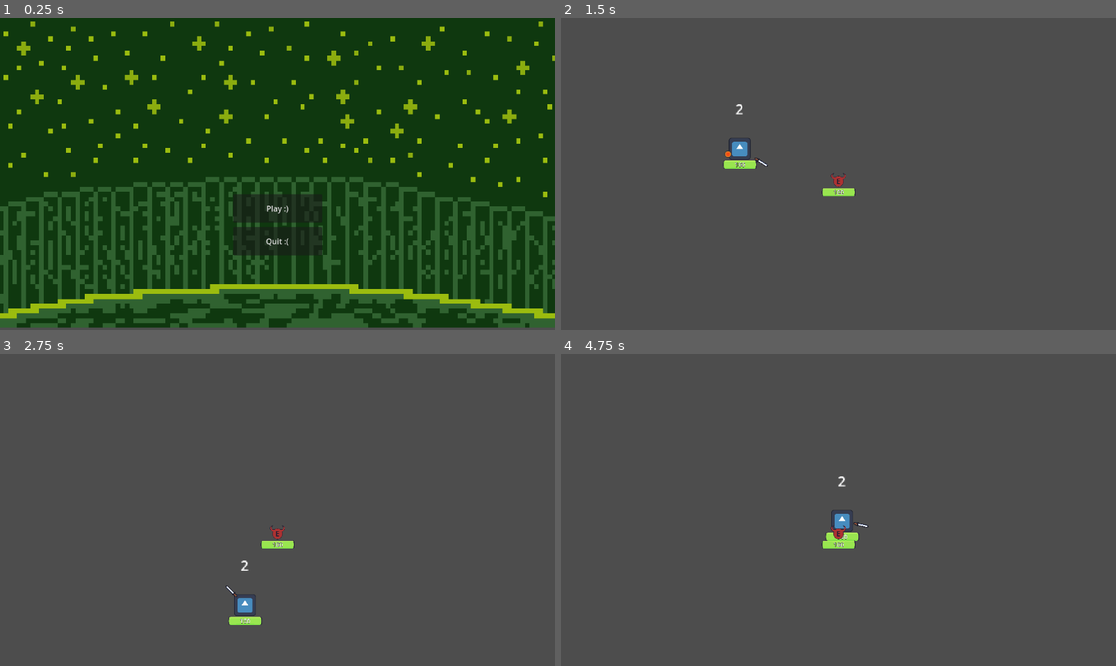
Above: before the commit, frames 1-4 (two rows, left to right).
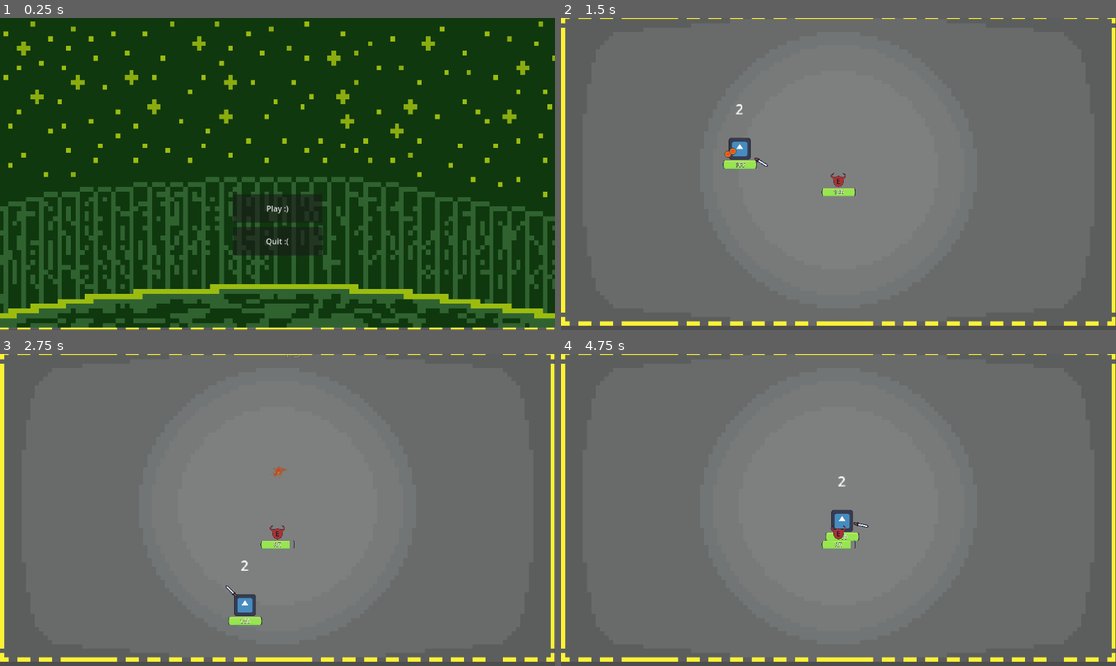
Above: after the commit, the same moments.

Repository: Darkcitrus/darkspracticegame-main
Game: Godot game, scene res://scenes/TestingArea.tscn
Same seed, same stepped clock (60 frames per second), same inputs: the game is played once before the commit and once after it. The engine's default icon, where the game draws it, is replaced by a stand-in: a white triangle on a blue panel in a dark square.
Inputs (mouse positions are in pixels of both pictures, inside the frame that each line leads up to):
- Up to frame 1 (0.25 s): no input
- Up to frame 2 (1.5 s): click "Play :)" at 0.5 s; tap Enter at 1.25 s; move the mouse to (838, 211) at 1.27 s; hold Right (ui_right) from 1.28 s (still down); hold E (ui_e) from 1.28 s (still down); click (838, 211) at 1.42 s
- Up to frame 3 (2.75 s): tap Space (ui_select) at 1.52, 2.27 s; move the mouse to (166, 525) at 2.02 s; release Right (ui_right) at 2.03 s; release E (ui_e) at 2.03 s; hold Down (ui_down) from 2.03 s (still down); tap Shift (dash) at 2.1 s; tap E (ui_e) at 2.3 s
- Up to frame 4 (4.75 s): move the mouse to (894, 441) at 2.77 s; release Down (ui_down) at 2.78 s; press the mouse at (894, 441) at 2.78 s; hold Right (ui_right) 2.78-3.53 s; tap E (ui_e) at 3.05, 3.8 s; move the mouse to (810, 572) at 3.52 s; release the mouse at (810, 572) at 3.53 s; hold Up (ui_up) 3.53-4.28 s; right-click (810, 572) at 3.6 s; click (810, 572) at 3.67 s; tap Space (ui_select) at 3.77, 4.52 s; move the mouse to (1005, 556) at 4.27 s; hold Left (ui_left) from 4.28 s (still down); hold E (ui_e) from 4.28 s (still down)

The runs differ from the first frame. In frame 1, 0.6% of the frame differs, in the area x 0-100%, y 99-100%; in frame 2, 86%; in frame 3, 86%; in frame 4, 86%, in the area x 0-100%, y 0-99%.

Commit message:
Jerry-rigged background to become visible and made it so the fireball can be shot full auto.

Diff:
--- a/scenes/TestingArea.tscn
+++ b/scenes/TestingArea.tscn
@@ -12,6 +12,16 @@
 
 [node name="Testing Area" type="Node2D" groups=["UI"]]
 script = ExtResource("1_4nlp4")
+
+[node name="Background" type="Sprite2D" parent="." groups=["World"]]
+show_behind_parent = true
+light_mask = 9
+visibility_layer = 15
+z_index = -10
+texture_filter = 1
+position = Vector2(576, 327)
+scale = Vector2(0.899219, 0.897222)
+texture = ExtResource("9_led6v")
 
 [node name="Menu" type="Node2D" parent="." groups=["UI"]]
 visible = false
@@ -47,13 +57,11 @@
 [node name="GameWorld" type="Node2D" parent="."]
 position = Vector2(576, 327)
 
-[node name="Background" type="Sprite2D" parent="GameWorld" groups=["World"]]
-light_mask = 9
-visibility_layer = 8
-texture_filter = 1
-position = Vector2(0.00012207, 0)
-scale = Vector2(0.899219, 0.897222)
-texture = ExtResource("9_led6v")
+[node name="Camera2D" type="Camera2D" parent="GameWorld" groups=["UI"]]
+light_mask = 15
+visibility_layer = 15
+z_index = 4
+scale = Vector2(0.354, 0.354)
 
 [node name="Player" parent="GameWorld" instance=ExtResource("4_q43k7")]
 texture_filter = 5
@@ -69,9 +77,6 @@
 [node name="World Border" parent="GameWorld" groups=["World"] instance=ExtResource("3_8ers3")]
 position = Vector2(-403, -212)
 
-[node name="Camera2D" type="Camera2D" parent="GameWorld" groups=["UI"]]
-scale = Vector2(0.354, 0.354)
-
 [editable path="GameWorld/Player"]
 [editable path="GameWorld/Dummy Manager"]
 [editable path="GameWorld/Dummy Manager/Dummy"]
--- a/scripts/PlayerAttack.gd
+++ b/scripts/PlayerAttack.gd
@@ -151,7 +151,7 @@
 		player.sword.global_position = player.global_position + direction_to_mouse * 40
 
 func shoot_fireball():
-	if Input.is_action_just_pressed("ui_e"):
+	if Input.is_action_pressed("ui_e"):  # Changed from is_action_just_pressed to is_action_pressed
 		# Get current time
 		var current_time = Time.get_ticks_msec() / 1000.0
 
